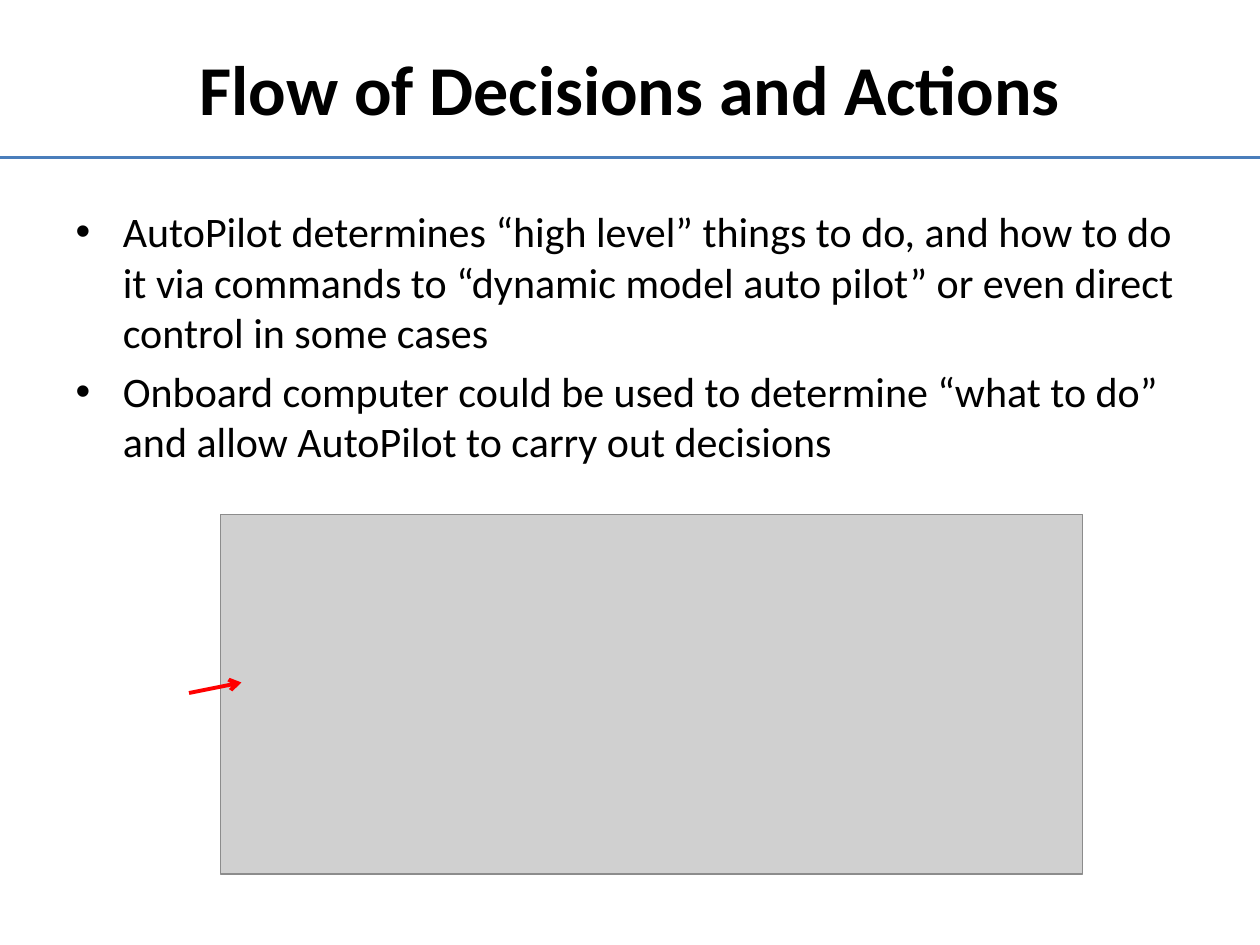
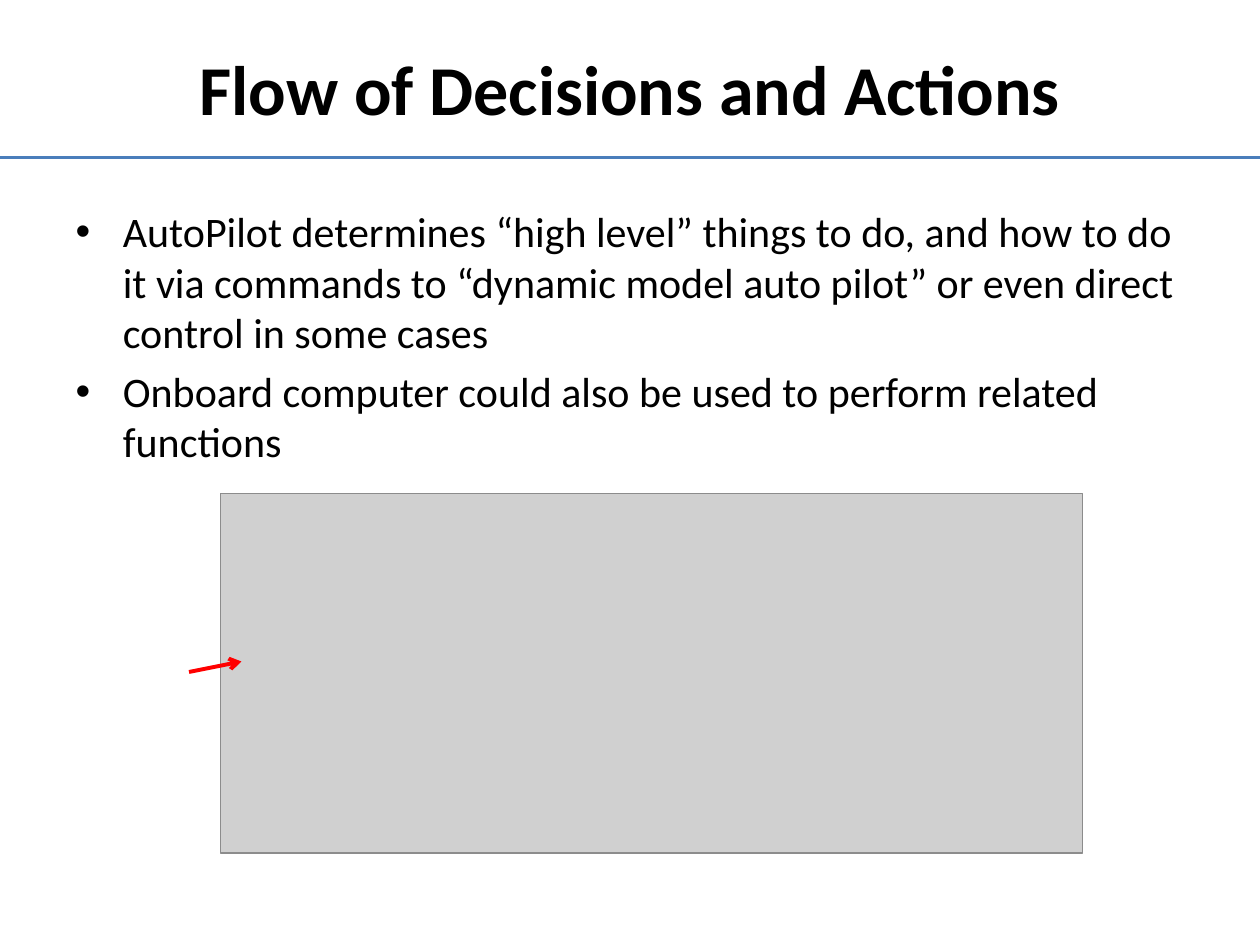
Before and after one commit to doughodson/OpenEaagles, a slide deck: slide 31 of doc/player-agent.pptx (slide 30 before the commit). Drawn at 1260x945 pixels with LibreOffice and Linux fonts; fonts in the diff are those of the drawing; grey boxes stand for pictures. Boxes give left, top, right and bottom in pixels: in the first picture for what was removed or moved away, otherwise in the second. Text is boxed around its words. In the diff, an @@ line names an element or a change of style, - is before the commit and + after.

```diff
--- a/doc/player-agent.pptx
+++ b/doc/player-agent.pptx
@@ text at (123,377,1098,458): text changed @@
-• Onboard computer could be used to determine “what to do” and allow AutoPilot to carry out decisions
+• Onboard computer could also be used to perform related functions
@@ picture: place and size @@
-picture at (220,514,1082,873)
+picture at (220,494,1082,853)
@@ arrow moved from (189, 693) - (242, 683) to (189, 672) - (242, 662) @@
```
Also in this commit, not shown: 10 other slides changed, 2 slides added, 1 slide removed.
